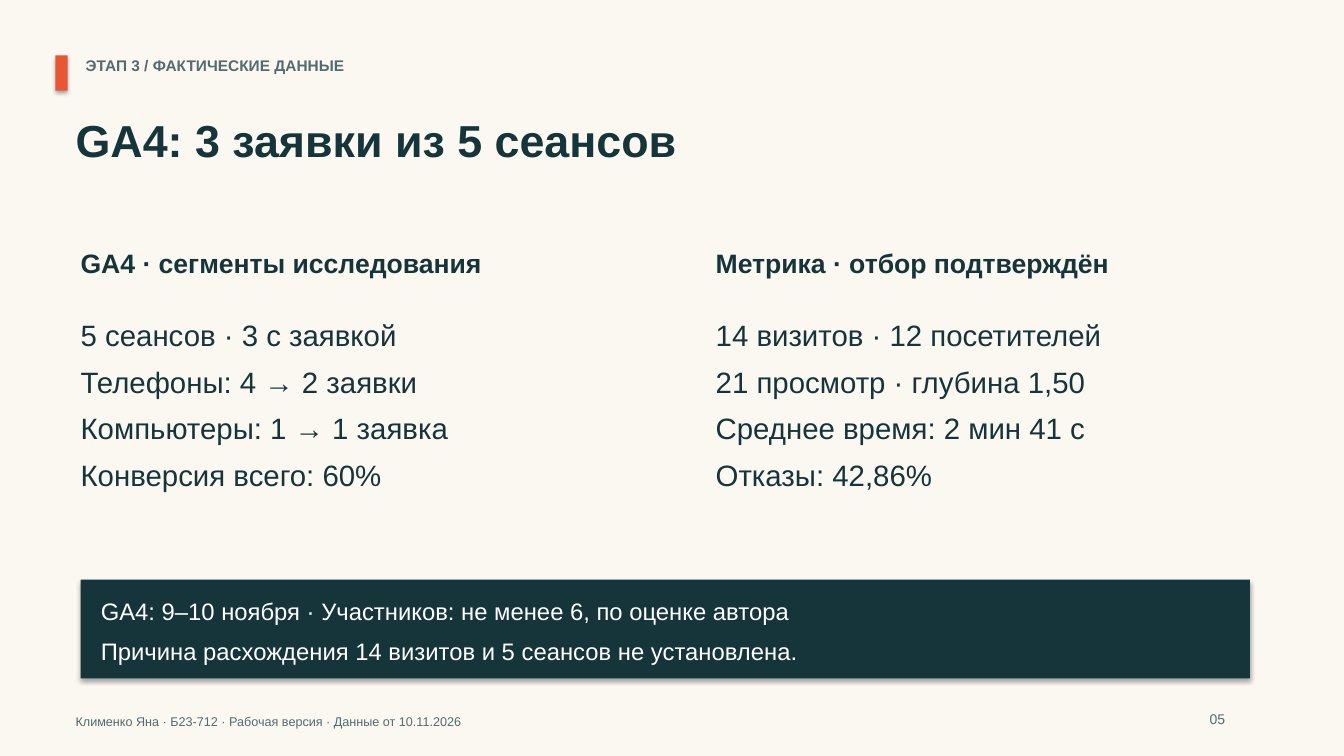
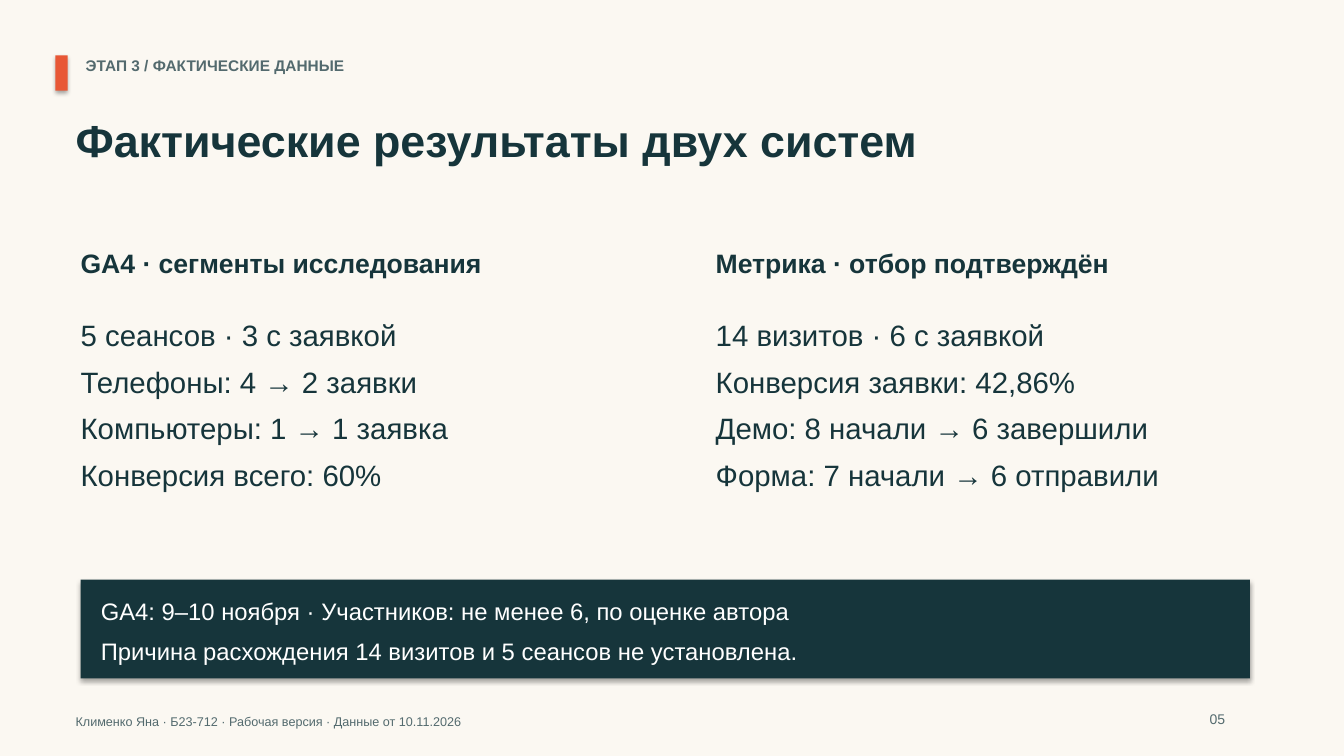
Before and after one commit to indolentmenace/hubspot-lab3, a slide deck: slide 5 of materials/LR3_HubSpot_presentation.pptx. Drawn at 1344x756 pixels with LibreOffice and Linux fonts; fonts in the diff are those of the drawing. Boxes give left, top, right and bottom in pixels: in the first picture for what was removed or moved away, otherwise in the second. Text is boxed around its words. In the diff, an @@ line names an element or a change of style, - is before the commit and + after.

```diff
--- a/materials/LR3_HubSpot_presentation.pptx
+++ b/materials/LR3_HubSpot_presentation.pptx
@@ text at bbox=[76, 126, 917, 166]: text changed @@
-GA4: 3 заявки из 5 сеансов
+Фактические результаты двух систем
@@ text at bbox=[716, 324, 1158, 492]: text changed @@
-14 визитов · 12 посетителей
-21 просмотр · глубина 1,50
-Среднее время: 2 мин 41 с
-Отказы: 42,86%
+14 визитов · 6 с заявкой
+Конверсия заявки: 42,86%
+Демо: 8 начали → 6 завершили
+Форма: 7 начали → 6 отправили
```
Also in this commit, not shown: 2 other slides changed, 5 other files.
